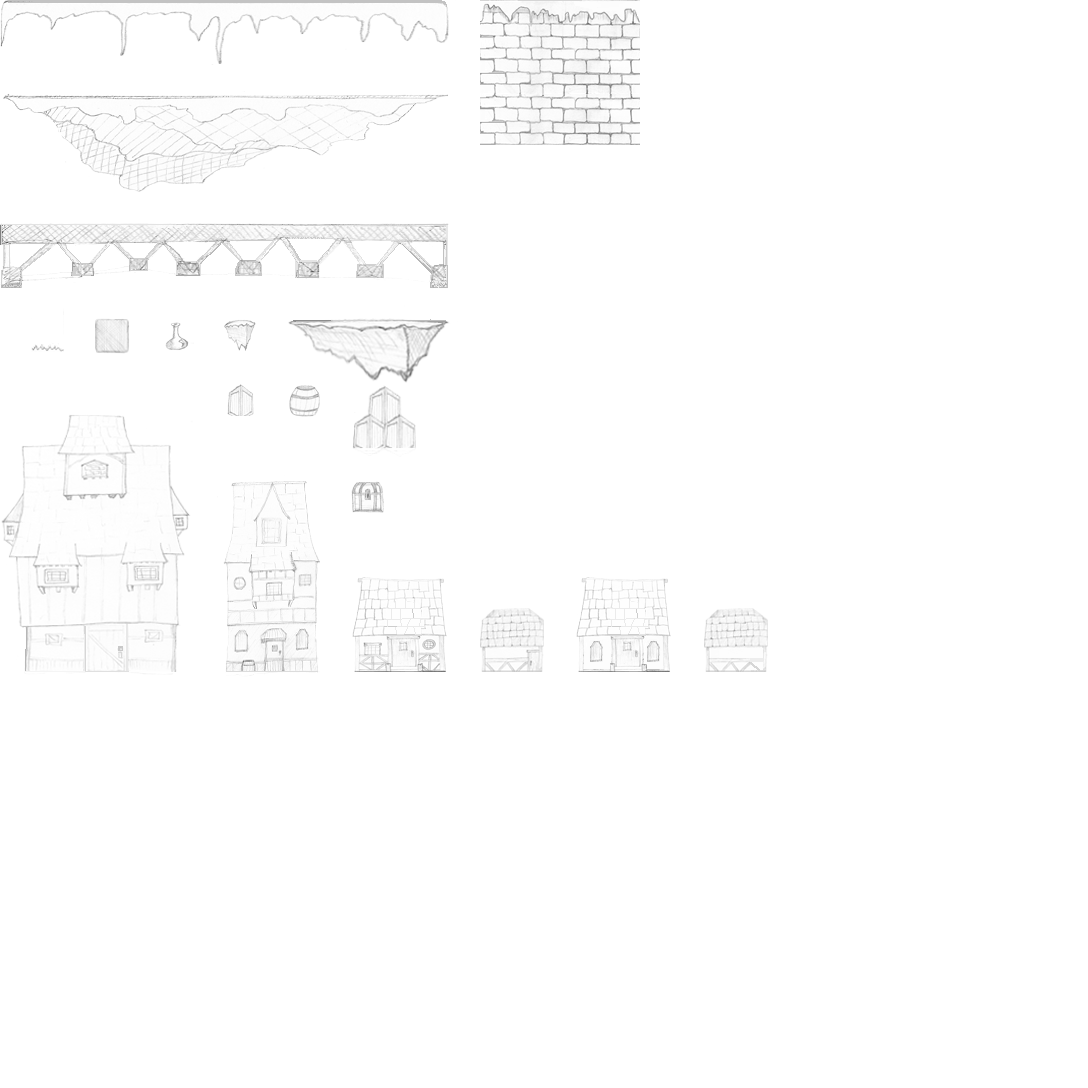
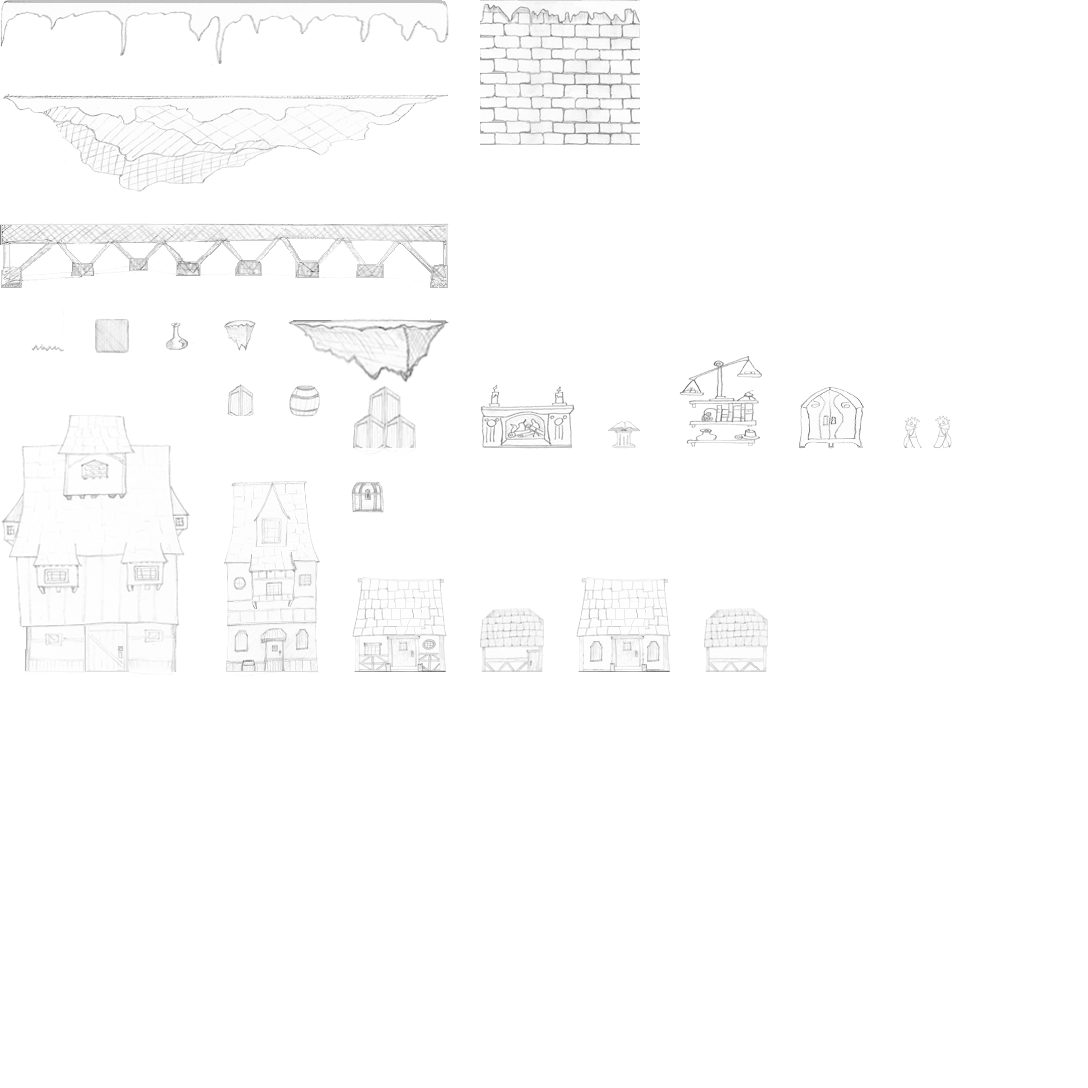
Layers edited between the first and the second (1088, 1088) image:
added layer "Layer 7" above "Layer 6" over [933, 415, 952, 449]
added layer "Layer 6" above "Layer 5" over [903, 416, 922, 448]
added layer "Layer 4" above "Layer 3" over [798, 386, 864, 449]
added layer "Layer 3" above "Layer 2" over [679, 356, 763, 447]
added layer "Layer 2" above "Layer 1" over [607, 421, 640, 449]
added layer "Layer 1" above "Layer 0" over [480, 384, 575, 449]
added layer "Layer 0" over [480, 356, 763, 449]
